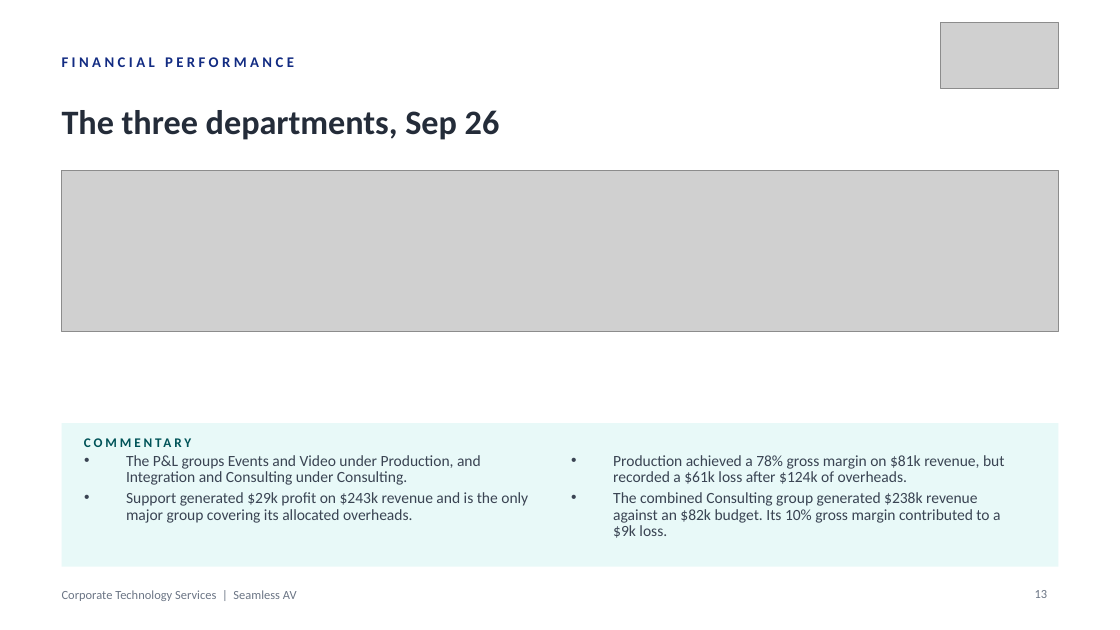
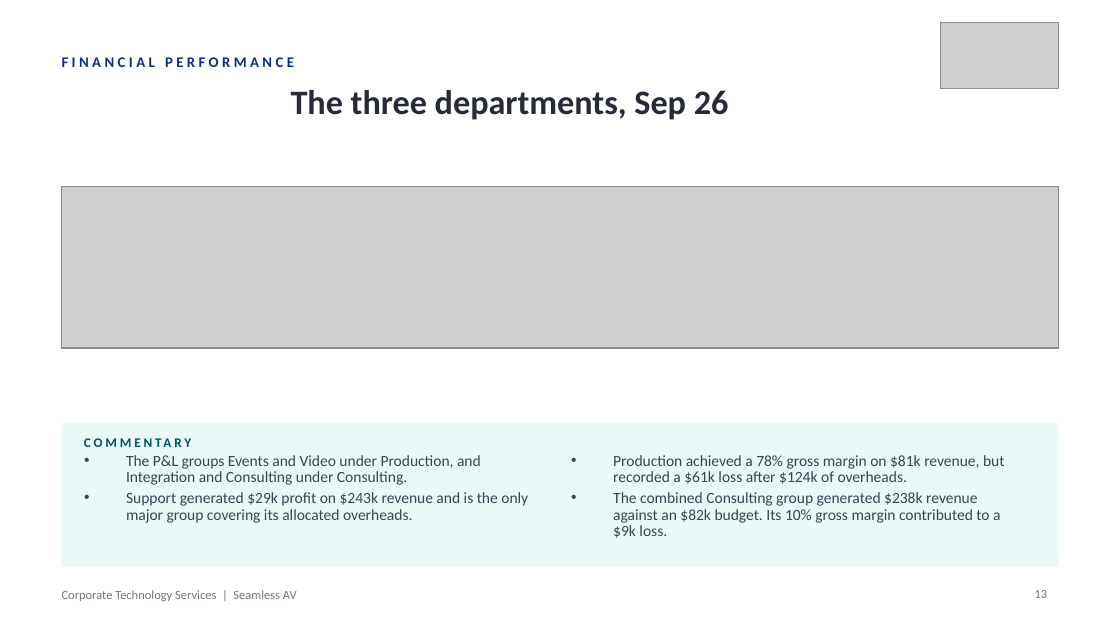
Before and after one commit to WesleyNelson-O33/Claude, a slide deck: slide 13 of deck/CTS Monthly Business Review - 30092026.pptx. Drawn at 1120x630 pixels with LibreOffice and Linux fonts; fonts in the diff are those of the drawing; grey boxes stand for pictures. Boxes give left, top, right and bottom in pixels: in the first picture for what was removed or moved away, otherwise in the second. Text is boxed around its words. In the diff, an @@ line names an element or a change of style, - is before the commit and + after.

```diff
--- a/deck/CTS Monthly Business Review - 30092026.pptx
+++ b/deck/CTS Monthly Business Review - 30092026.pptx
@@ text "The three departments, Sep 26" at [291,90,729,120]: alignment left to centre @@
@@ picture: place and size @@
-picture at [62,170,1058,332]
+picture at [62,187,1058,348]
```
Also in this commit, not shown: 25 other slides changed, 21 other files.
